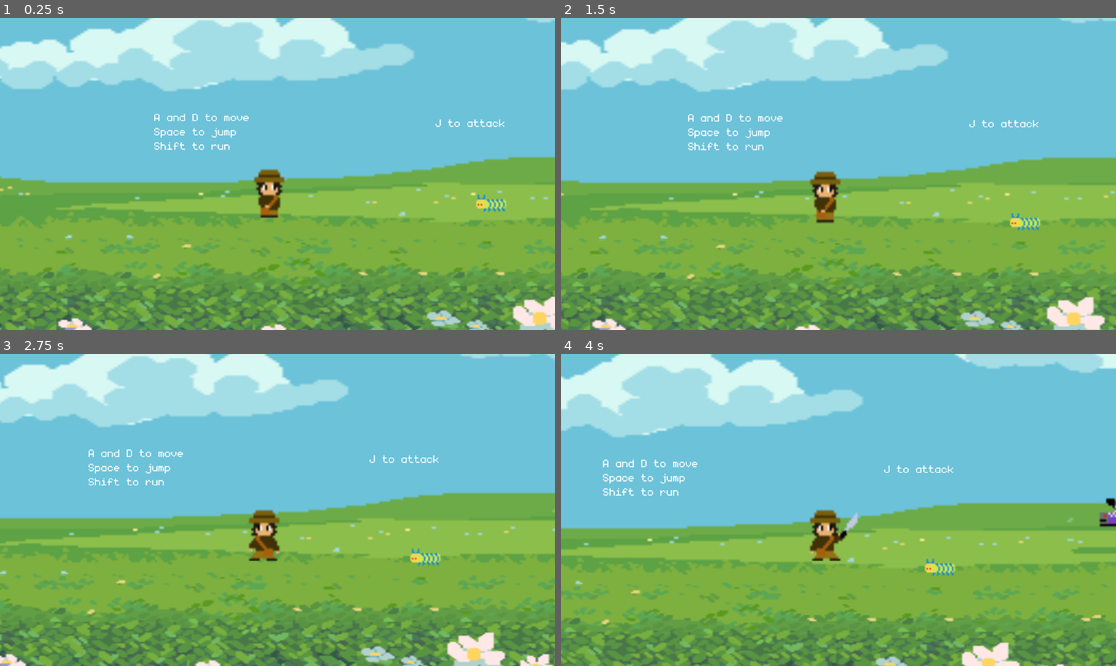
Above: before the commit, frames 1-4 (two rows, left to right).
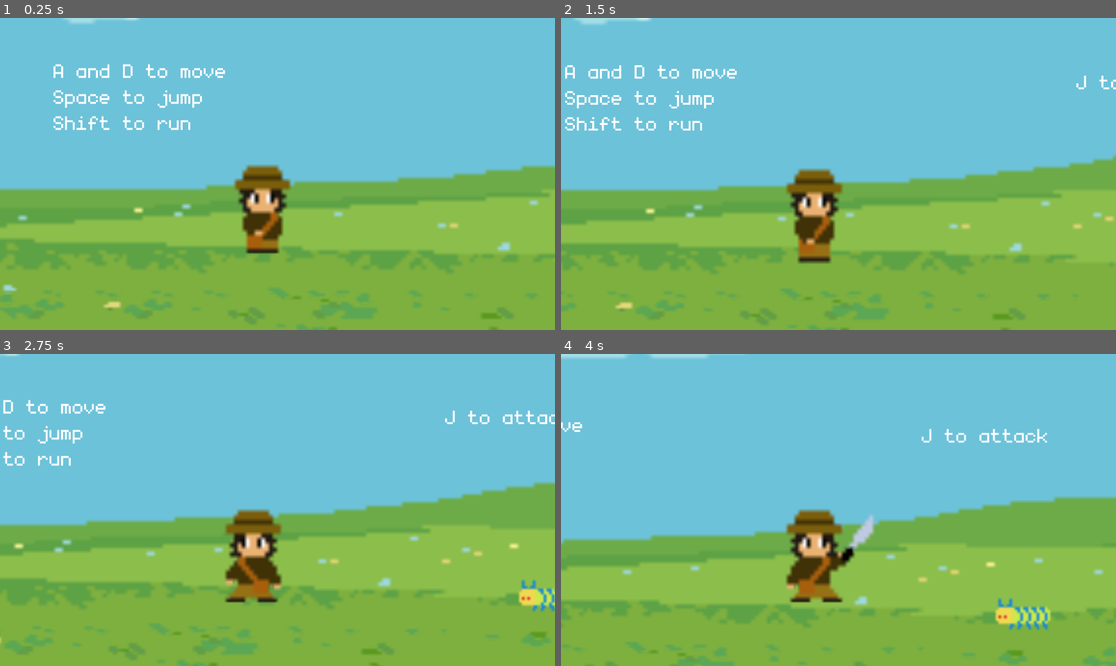
Above: after the commit, the same moments.

Repository: ako3131/traj-flower-frenzy
Game: Godot game, scene res://scenes/level_0.tscn
Two runs of this game, one before a commit and one after it. Both use one fixed random seed, a clock stepped at 60 frames per second and the inputs below.
Inputs:
- Up to frame 1 (0.25 s): no input
- Up to frame 2 (1.5 s): hold D (right) from 0.53 s (still down); tap J (attack) at 0.6 s; tap Space (jump) at 0.77 s; tap Shift (sprint) at 1.35 s
- Up to frame 3 (2.75 s): tap Space (jump) at 1.52 s; release D (right) at 2.03 s; hold A (left) from 2.03 s (still down); tap J (attack) at 2.1 s
- Up to frame 4 (4 s): release A (left) at 2.78 s; hold D (right) from 2.78 s (still down); tap Shift (sprint) at 2.85 s; tap Space (jump) at 3.02, 3.77 s; tap J (attack) at 3.6 s

The runs differ from the first frame. In frame 1, 42% of the frame differs, in the area x 0-100%, y 0-100%; in frame 2, 41%; in frame 3, 39%; in frame 4, 39%.

Commit message:
character knock back

Diff:
--- a/Flower-Frenzy-main/scenes/coco.tscn
+++ b/Flower-Frenzy-main/scenes/coco.tscn
@@ -133,7 +133,6 @@
 [node name="Camera2D" type="Camera2D" parent="." node_paths=PackedStringArray("player")]
 position = Vector2(-10, 0)
 scale = Vector2(3.36563, -2.36483)
-zoom = Vector2(0.55, 0.55)
 script = ExtResource("2_cudp5")
 player = NodePath("..")
 
Not shown: 1 places in Flower-Frenzy-main/scenes/level_0.tscn that only renumber resources
Not shown: 1 places in Flower-Frenzy-main/scenes/level_1.tscn that only renumber resources
